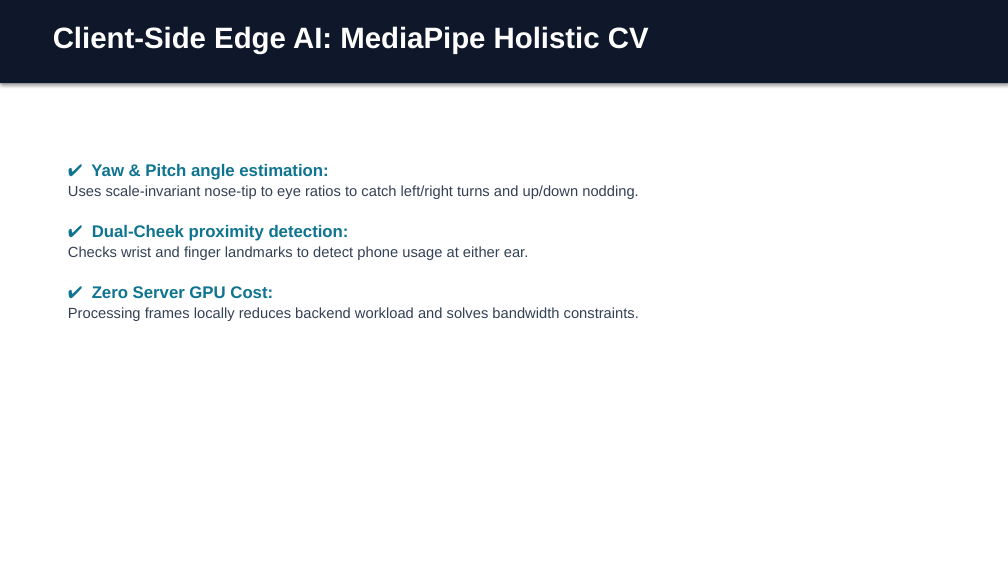
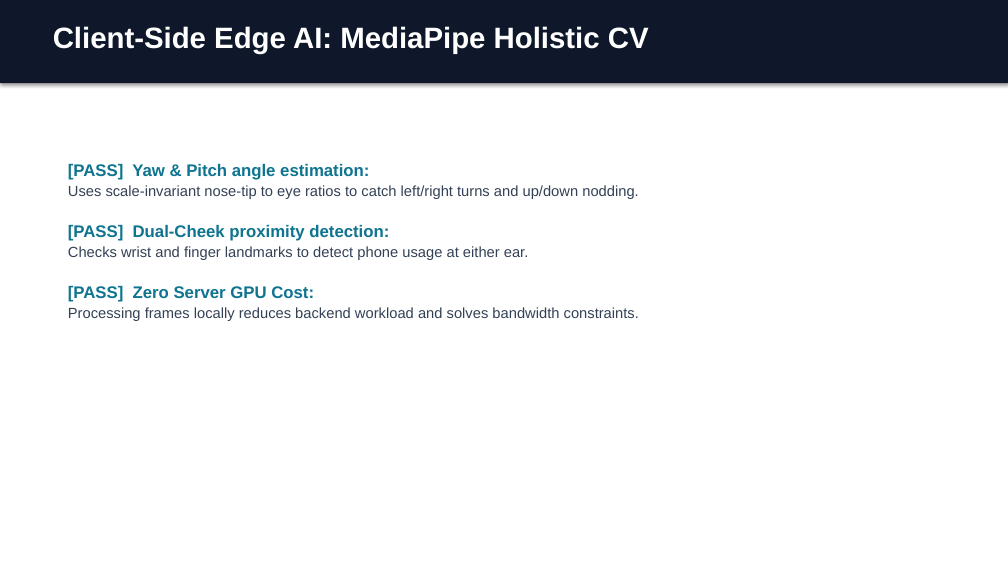
Before and after one commit to jatin1512206/guardian-ai, a slide deck: slide 5 of guardian_ai_presentation.pptx. Drawn at 1008x567 pixels with LibreOffice and Linux fonts; fonts in the diff are those of the drawing. Boxes give left, top, right and bottom in pixels: in the first picture for what was removed or moved away, otherwise in the second. Text is boxed around its words. In the diff, an @@ line names an element or a change of style, - is before the commit and + after.

```diff
--- a/guardian_ai_presentation.pptx
+++ b/guardian_ai_presentation.pptx
@@ text at bbox=[68, 164, 369, 180]: text changed @@
-✔ Yaw & Pitch angle estimation:
+[PASS] Yaw & Pitch angle estimation:
@@ text at bbox=[68, 225, 389, 241]: text changed @@
-✔ Dual-Cheek proximity detection:
+[PASS] Dual-Cheek proximity detection:
@@ text at bbox=[68, 286, 314, 302]: text changed @@
-✔ Zero Server GPU Cost:
+[PASS] Zero Server GPU Cost:
```
Also in this commit, not shown: 8 other slides changed, 1 other file.
